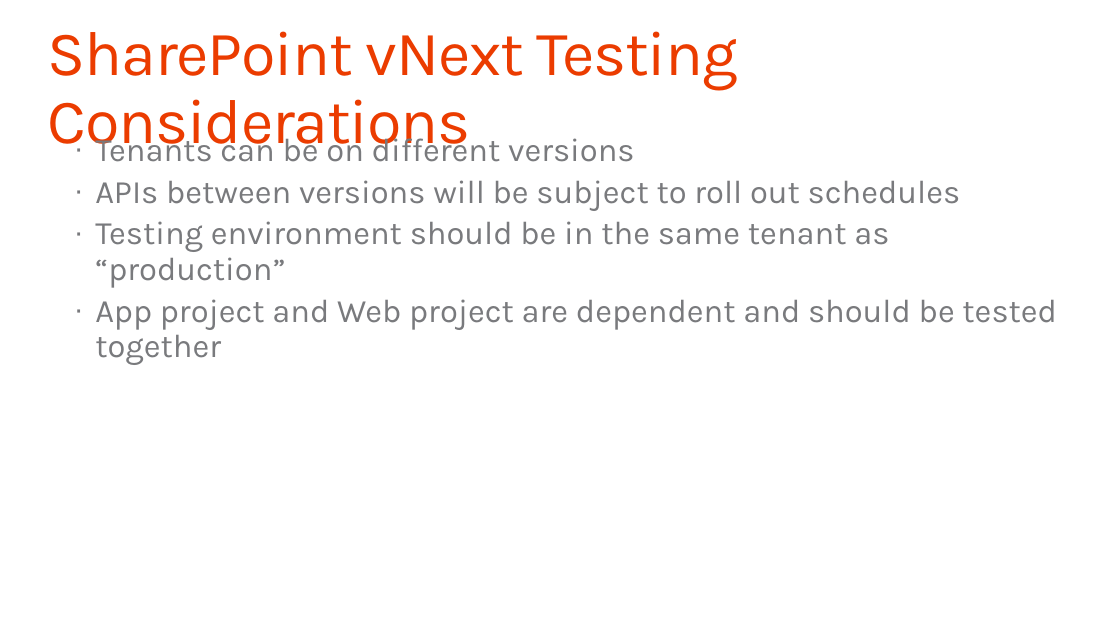
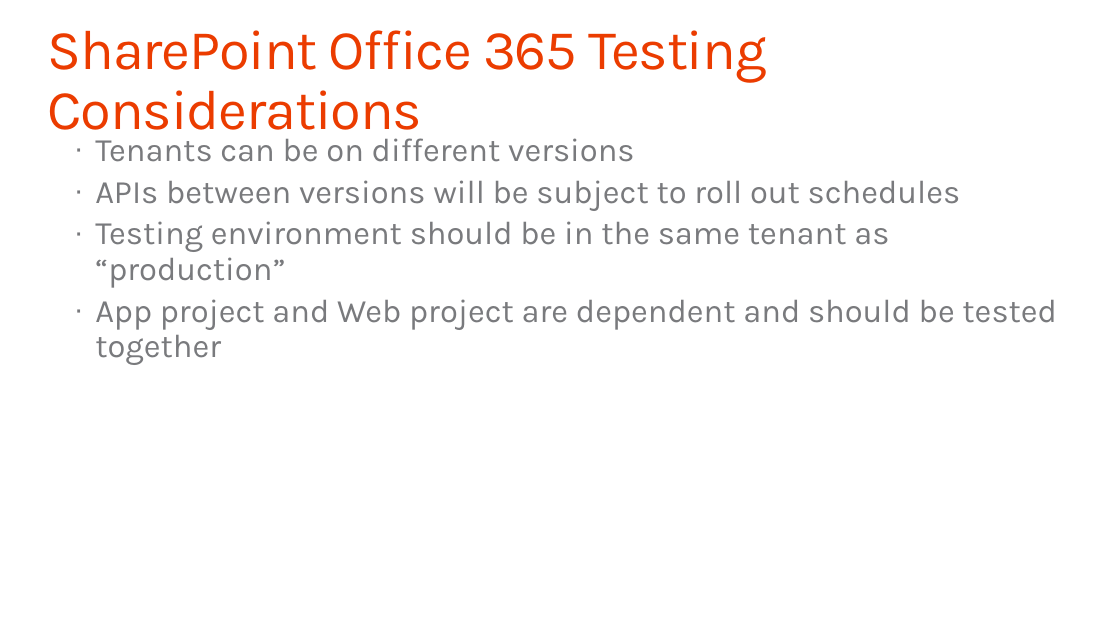
Before and after one commit to SharePoint/PnP-Guidance, a slide deck: slide 29 of PnP Transformation Process/Templates/Preparedness Presentation Template.pptx. Drawn at 1120x630 pixels with LibreOffice and Linux fonts; fonts in the diff are those of the drawing; background and template pictures are left out. Boxes give left, top, right and bottom in pixels: in the first picture for what was removed or moved away, otherwise in the second. Text is boxed around its words. In the diff, an @@ line names an element or a change of style, - is before the commit and + after.

```diff
--- a/PnP Transformation Process/Templates/Preparedness Presentation Template.pptx
+++ b/PnP Transformation Process/Templates/Preparedness Presentation Template.pptx
@@ title at (48,30,766,143): text changed; size 54 to 48 pt @@
-SharePoint vNext Testing Considerations
+SharePoint Office 365 Testing Considerations
```
Also in this commit, not shown: 3 other slides changed, 5 other files.
